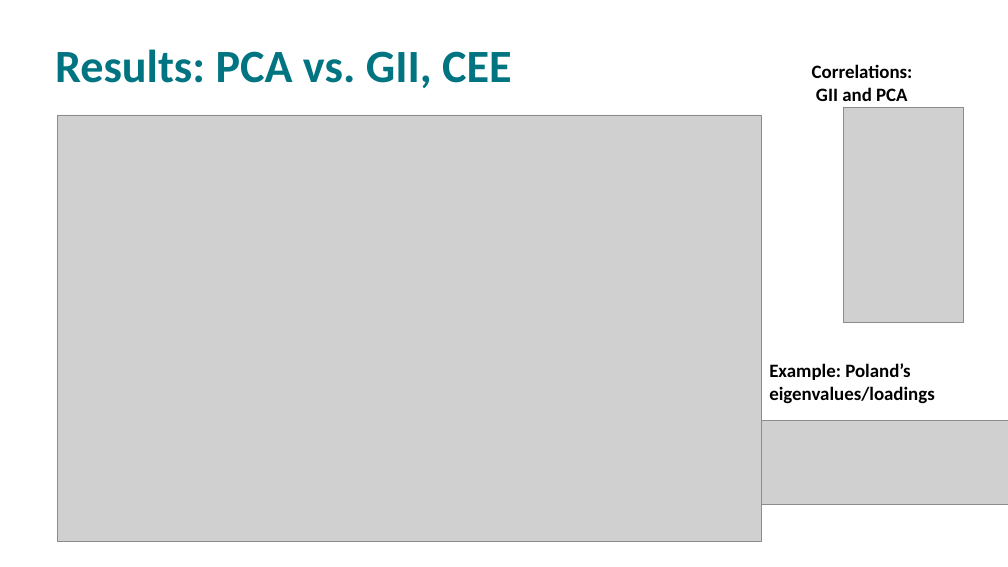
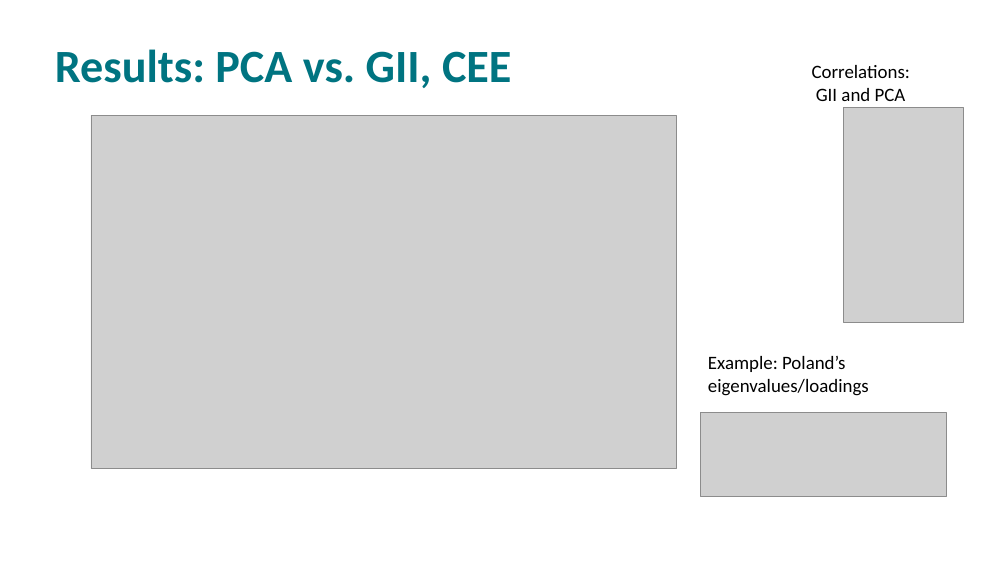
Before and after one commit to hegerty/Collaborations, a slide deck: slide 11 of WERI_Presentation_2025_Hegerty.pptx. Drawn at 1008x567 pixels with LibreOffice and Linux fonts; fonts in the diff are those of the drawing; grey boxes stand for pictures. Boxes give left, top, right and bottom in pixels: in the first picture for what was removed or moved away, otherwise in the second. Text is boxed around its words. In the diff, an @@ line names an element or a change of style, - is before the commit and + after.

```diff
--- a/WERI_Presentation_2025_Hegerty.pptx
+++ b/WERI_Presentation_2025_Hegerty.pptx
@@ text "Correlations: GII and PCA" at <box>812,65,910,101</box>: bold off @@
@@ picture: place and size @@
-picture at <box>57,115,762,541</box>
+picture at <box>91,115,676,469</box>
@@ text "Example: Poland’s eigenvalues/loadings" at <box>708,356,869,396</box>: bold off @@
@@ text "Example: Poland’s eigenvalues/loadings": place and size @@
-text "Example: Poland’s eigenvalues/loadings" at <box>769,363,935,404</box>
+text "Example: Poland’s eigenvalues/loadings" at <box>708,356,869,396</box>
@@ picture: place and size @@
-picture at <box>762,421,1008,504</box>
+picture at <box>701,413,948,496</box>
```
Also in this commit, not shown: 17 other slides changed, 2 slides added, 2 slides removed.
